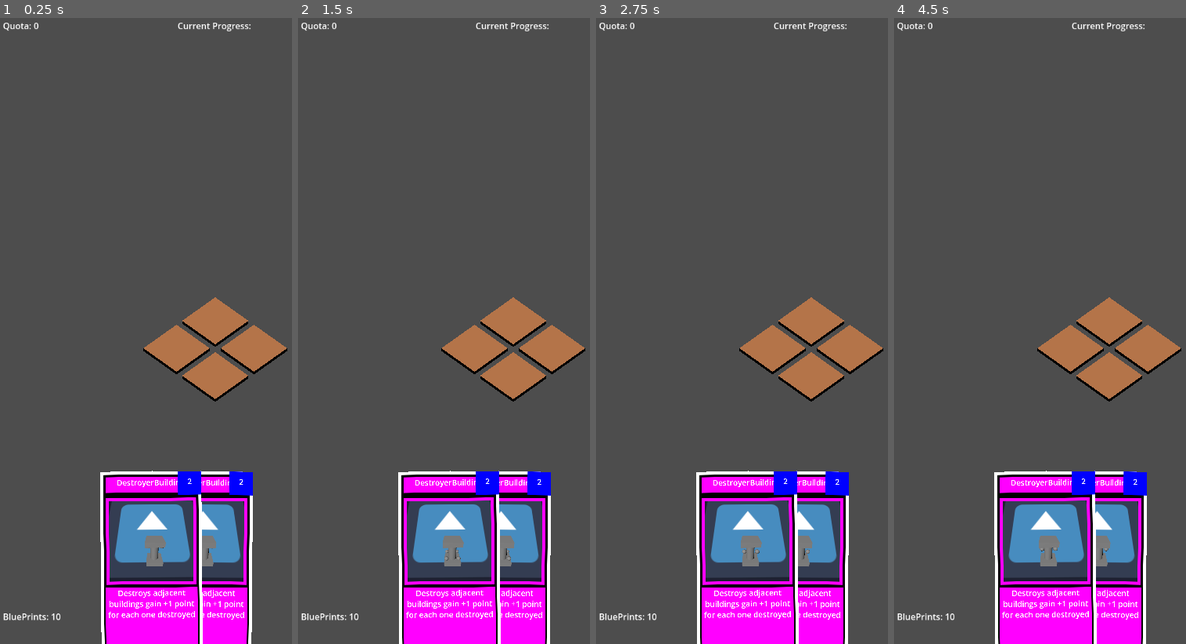
Above: before the commit, frames 1-4 (left to right).
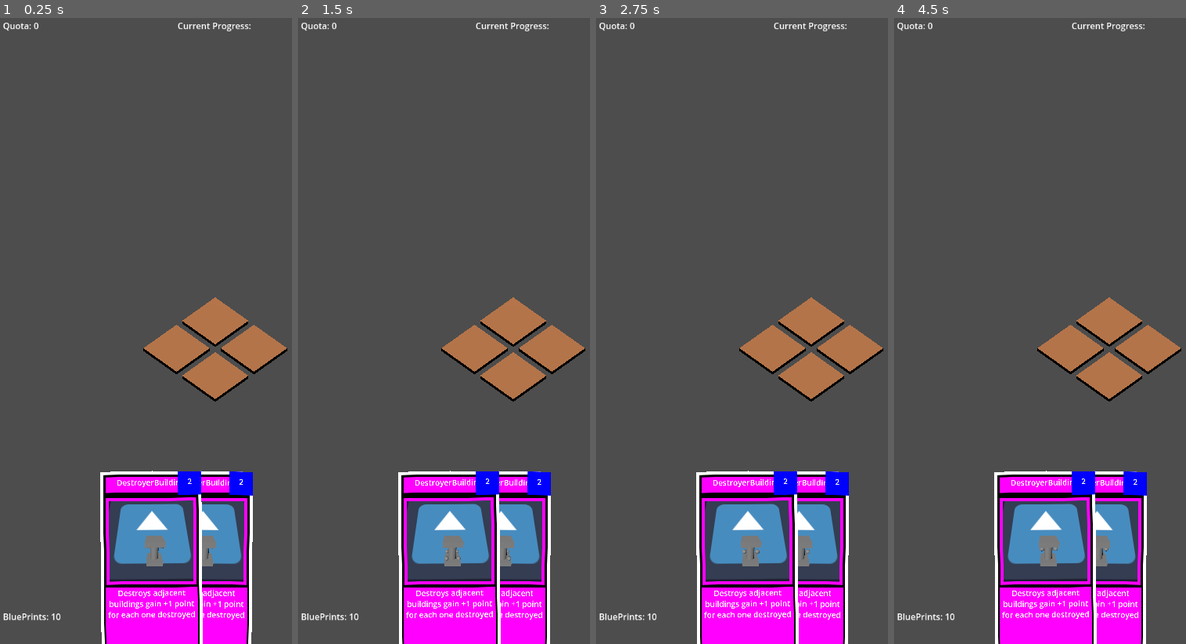
Above: after the commit, the same moments.

Repository: MannyFluss/AlienArchitect
Game: Godot game, scene res://Scenes/GamePlayScene/main.tscn
The game is run twice, just before and just after one commit, with the same random seed, the same clock (stepped at 60 frames per second) and the same inputs. The engine's default icon, where the game draws it, is replaced by a stand-in: a white triangle on a blue panel in a dark square.
Inputs (mouse positions are in pixels of both pictures, inside the frame that each line leads up to):
- Up to frame 1 (0.25 s): no input
- Up to frame 2 (1.5 s): move the mouse to (552, 299) at 0.52 s; press the mouse at (552, 299) at 0.53 s; tap Enter at 1.25 s; move the mouse to (403, 362) at 1.27 s; release the mouse at (403, 362) at 1.28 s; click (403, 362) at 1.35 s
- Up to frame 3 (2.75 s): tap Space at 2 s; move the mouse to (806, 193) at 2.02 s; press the mouse at (806, 193) at 2.03 s
- Up to frame 4 (4.5 s): tap Enter at 2.75, 4.25 s; move the mouse to (1051, 456) at 2.77 s; release the mouse at (1051, 456) at 2.78 s; click (1051, 456) at 2.85 s; tap Space at 3.5 s; move the mouse to (1177, 424) at 3.52 s; press the mouse at (1177, 424) at 3.53 s; move the mouse to (964, 237) at 4.27 s; release the mouse at (964, 237) at 4.28 s; click (964, 237) at 4.35 s

The runs differ from the first frame. In frame 1, 0.3% of the frame differs, in the area x 37-84%, y 77-90%; in frame 2, 0.3%; in frame 3, 0.3%; in frame 4, 0.3%.

Commit message:
update, adding nico

Diff:
--- a/Prefabs/Card/Card.tscn
+++ b/Prefabs/Card/Card.tscn
@@ -234,7 +234,7 @@
 size = 5.979
 
 [node name="Sprite3D" type="Sprite3D" parent="cardArtRendering/CardArtScene"]
-transform = Transform3D(14.8068, 0, 0, 0, 11.5689, 9.24127, 0, -9.24127, 11.5689, 0, 0.616852, -7.94735)
+transform = Transform3D(14.8068, 0, 0, 0, 11.5689, 9.24127, 0, -9.24127, 11.5689, 0, 0.616852, -7.70156)
 texture = ExtResource("4_yuo5t")
 
 [node name="ModelMarker" type="Marker3D" parent="cardArtRendering/CardArtScene"]
--- /dev/null
+++ b/Temp/MannyBuildingScene.tscn
@@ -0,0 +1,39 @@
+[gd_scene load_steps=6 format=3 uid="uid://ch1b117uhat04"]
+
+[ext_resource type="PackedScene" uid="uid://c0635kevk4bh3" path="res://MannyBuilding_Grid.glb" id="1_64g7s"]
+[ext_resource type="PackedScene" uid="uid://p3bg1vrm5u1" path="res://MannyBuilding.glb" id="2_dq7hh"]
+
+[sub_resource type="Animation" id="Animation_c1lfc"]
+resource_name = "Floating"
+loop_mode = 1
+tracks/0/type = "position_3d"
+tracks/0/imported = false
+tracks/0/enabled = true
+tracks/0/path = NodePath("..")
+tracks/0/interp = 2
+tracks/0/loop_wrap = false
+tracks/0/keys = PackedFloat32Array(0.1, 1, 0, 0, 0, 0.5, 1, 0, -0.750768, 0, 1, 1, 0, 0, 0)
+
+[sub_resource type="Animation" id="Animation_3b4d2"]
+resource_name = "RotatingInCard"
+
+[sub_resource type="AnimationLibrary" id="AnimationLibrary_wiym8"]
+_data = {
+"Floating": SubResource("Animation_c1lfc"),
+"RotatingInCard": SubResource("Animation_3b4d2")
+}
+
+[node name="Node3D" type="Node3D"]
+transform = Transform3D(-4.37114e-08, 0, 1, 0, 1, 0, -1, 0, -4.37114e-08, 0, 0, 0)
+
+[node name="MannyBuilding_Grid" parent="." instance=ExtResource("1_64g7s")]
+transform = Transform3D(1.96205, 0, 0, 0, 1.96205, 0, 0, 0, 1.96205, 0, 0, 0)
+
+[node name="MannyBuilding" parent="MannyBuilding_Grid" instance=ExtResource("2_dq7hh")]
+transform = Transform3D(0.509672, 0, 0, 0, 0.509672, 0, 0, 0, 0.509672, 0.0125454, 0, 0.00362164)
+
+[node name="AnimationPlayer" type="AnimationPlayer" parent="MannyBuilding_Grid"]
+root_node = NodePath("../MannyBuilding")
+libraries = {
+"": SubResource("AnimationLibrary_wiym8")
+}
--- /dev/null
+++ b/Test/MannyBuildingScene.tscn
@@ -0,0 +1,13 @@
+[gd_scene load_steps=3 format=3 uid="uid://ch1b117uhat04"]
+
+[ext_resource type="PackedScene" uid="uid://cofo2ohu33shg" path="res://Test/MannyBuilding_Grid.glb" id="2_6w0a1"]
+[ext_resource type="PackedScene" uid="uid://bqripevn7amsq" path="res://Test/MannyBuilding.glb" id="2_dq7hh"]
+
+[node name="Node3D" type="Node3D"]
+transform = Transform3D(-4.37114e-08, 0, 1, 0, 1, 0, -1, 0, -4.37114e-08, 0, 0, 0)
+
+[node name="MannyBuilding_Grid" parent="." instance=ExtResource("2_dq7hh")]
+transform = Transform3D(1.96205, 0, 0, 0, 1.96205, 0, 0, 0, 1.96205, 0, 0, 0)
+
+[node name="MannyBuilding_Grid2" parent="." instance=ExtResource("2_6w0a1")]
+transform = Transform3D(3.915, 0, 0, 0, 3.915, 0, 0, 0, 3.915, 0, 0, 0)
Binary file added: Test/MannyBuilding.glb
Not shown, added: Test/MannyBuilding.glb.import
Binary file added: Test/MannyBuilding_Grid.glb
Not shown, added: Test/MannyBuilding_Grid.glb.import
